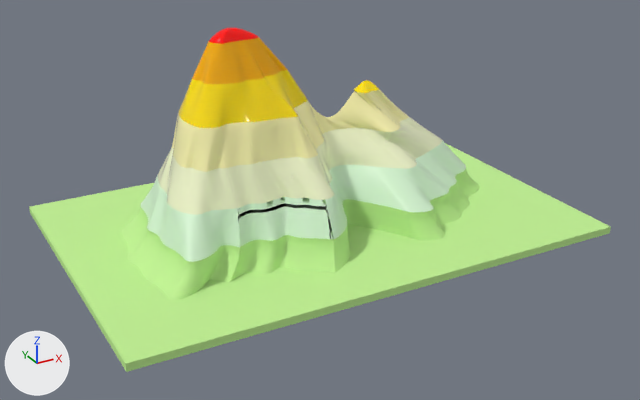
One commit to the FBX model public/model3D/mountain.fbx: the scene before it, then after it.
Both versions are drawn from a camera (50 mm lens) standing at (-0.0427, -0.0786, 0.0412) and looking at (-0.0011, -0.0029, 0.0034). Every picture has the same lights, and +X, +Y and +Z are marked at lower left. Where no turn or scale is listed for an object, it has been applied to the vertices. Vertices at the same position are counted once.

Names of what the first picture shows: '物件_1', '物件_11', '物件_12', '物件_15', '物件_16', '物件_5', '物件_6', '物件_7', '物件_8', '物件_9'.
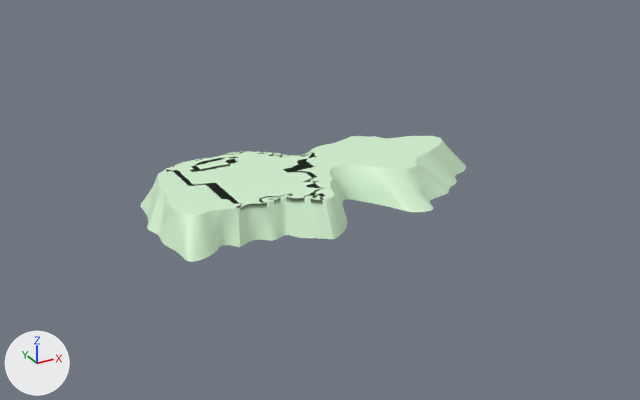
The change, as a diff of the scene's bpy script:
```diff
--- a/public/model3D/mountain.fbx.py
+++ b/public/model3D/mountain.fbx.py
@@ me_物件_7 @@
 me_物件_7.from_pydata(...)  # 2984 vertices, 4121 faces; spans x -0.0191..0.0197, y -0.0109..0.0097, z 0.0028..0.0062
 # used by ob_物件_7; location = (0.0, 0.0, 0.0)
+# me_物件_7 part 1
+# 109 faces are deleted
+# 109 new faces join them
 me_物件_7.materials.append(mat_塑膠__1)
@@ ob_物件_5 @@
-ob_物件_5 = bpy.data.objects.new('物件_5', me_物件_5)
-ob_物件_5.location = (0.0, 0.0, 0.0)
@@ ob_物件_11 @@
-ob_物件_11 = bpy.data.objects.new('物件_11', me_物件_11)
-ob_物件_11.location = (0.0, 0.0, 0.0)
@@ ob_物件_1 @@
-ob_物件_1 = bpy.data.objects.new('物件_1', me_物件_1)
-ob_物件_1.location = (0.0, 0.0, 0.0)
@@ ob_物件_14 @@
-ob_物件_14 = bpy.data.objects.new('物件_14', me_物件_14)
-ob_物件_14.location = (0.0, 0.0, 0.0)
@@ ob_物件_16 @@
-ob_物件_16 = bpy.data.objects.new('物件_16', me_物件_16)
-ob_物件_16.location = (0.0, 0.0, 0.0)
@@ ob_物件_9 @@
-ob_物件_9 = bpy.data.objects.new('物件_9', me_物件_9)
-ob_物件_9.location = (0.0, 0.0, 0.0)
@@ ob_物件_15 @@
-ob_物件_15 = bpy.data.objects.new('物件_15', me_物件_15)
-ob_物件_15.location = (0.0, 0.0, 0.0)
@@ ob_物件_6 @@
-ob_物件_6 = bpy.data.objects.new('物件_6', me_物件_6)
-ob_物件_6.location = (0.0, 0.0, 0.0)
@@ ob_物件_10 @@
-ob_物件_10 = bpy.data.objects.new('物件_10', me_物件_10)
-ob_物件_10.location = (0.0, 0.0, 0.0)
@@ ob_物件_8 @@
-ob_物件_8 = bpy.data.objects.new('物件_8', me_物件_8)
-ob_物件_8.location = (0.0, 0.0, 0.0)
@@ ob_物件_12 @@
-ob_物件_12 = bpy.data.objects.new('物件_12', me_物件_12)
-ob_物件_12.location = (0.0, 0.0, 0.0)
```

What differs and where, as boxes [x1, y1, x2, y2] in the pictures (640 x 400 px; the box of a moved part takes in the faces that stretch with it):
'物件_6', deleted (green): before [29, 143, 611, 372]
'物件_5', deleted (green): before [121, 169, 480, 299]
'物件_8', deleted (green): before [158, 117, 442, 215]
'物件_9', deleted (beige): before [174, 90, 409, 172]
'物件_11', deleted (yellow): before [179, 70, 308, 128]
'物件_16', deleted: before [192, 38, 288, 84]
'物件_1', deleted (red): before [209, 27, 259, 44]
'物件_15', deleted: before [355, 80, 380, 93]
'物件_12', deleted: before [172, 112, 181, 156]
part 1 of me_物件_7, moved or reshaped: [238, 197, 334, 239] in both
